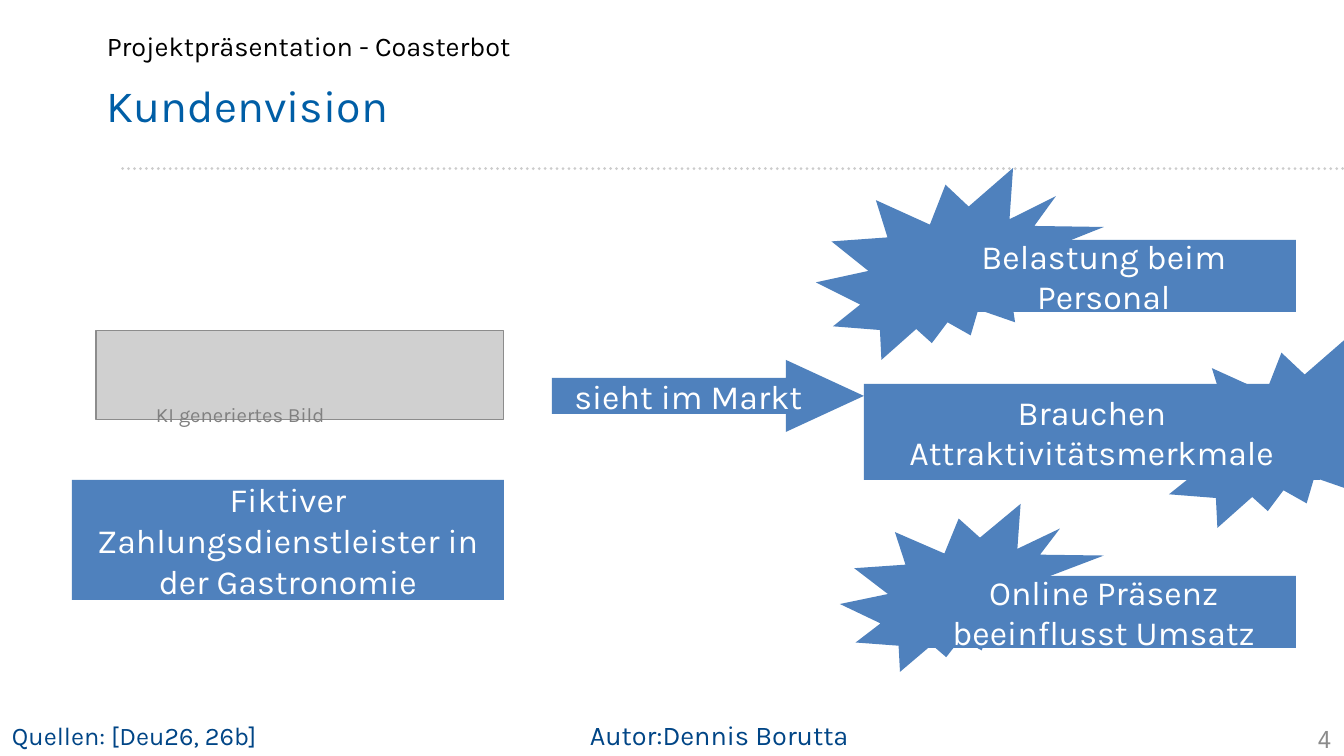
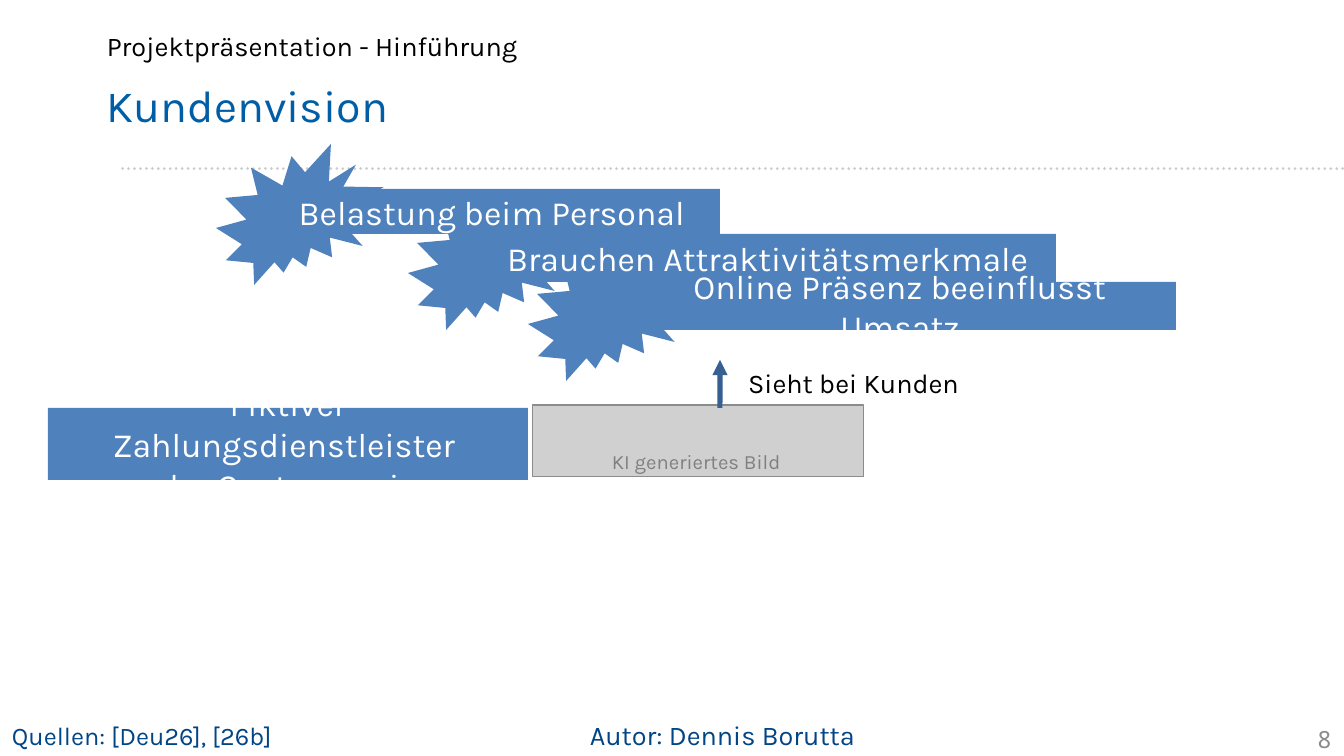
Before and after one commit to Project-CoasterBot/coasterbot, a slide deck: slide 8 of M6_Projekträsentation/db_Projektpräsentation_Coasterbot.odp (slide 4 before the commit). Drawn at 1344x756 pixels with LibreOffice and Linux fonts; fonts in the diff are those of the drawing; grey boxes stand for pictures; background and template pictures are left out. Boxes give left, top, right and bottom in pixels: in the first picture for what was removed or moved away, otherwise in the second. Text is boxed around its words. In the diff, an @@ line names an element or a change of style, - is before the commit and + after.

Commit message:
Abschluss Entwurf Teil Dennis

```diff
--- a/M6_Projekträsentation/db_Projektpräsentation_Coasterbot.odp
+++ b/M6_Projekträsentation/db_Projektpräsentation_Coasterbot.odp
@@ text at [107,37,517,63]: text changed @@
-Projektpräsentation - Coasterbot
+Projektpräsentation - Hinführung
@@ irregular seal added at [216,144,384,285], fill #4F81BD @@
@@ irregular seal removed at [816,168,1104,360] @@
@@ rectangle "Belastung beim Personal": place and size @@
-rectangle "Belastung beim Personal" at [912,240,1296,312]
+rectangle "Belastung beim Personal" at [265,189,721,234]
@@ irregular seal added at [409,189,577,331], fill #4F81BD @@
@@ rectangle "Brauchen Attraktivitätsmerkmale": place and size @@
-rectangle "Brauchen Attraktivitätsmerkmale" at [865,384,1321,481]
+rectangle "Brauchen Attraktivitätsmerkmale" at [481,234,1056,282]
@@ irregular seal added at [528,240,696,382], fill #4F81BD @@
@@ rectangle "Online Präsenz beeinflusst Umsatz": place and size @@
-rectangle "Online Präsenz beeinflusst Umsatz" at [912,576,1296,648]
+rectangle "Online Präsenz beeinflusst Umsatz" at [624,282,1177,329]
@@ irregular seal removed at [1153,337,1344,528] @@
@@ right arrow removed at [552,360,865,432] @@
-sieht im Markt
@@ arrow added from (721, 409) to (721, 360), #376092 3 pt @@
@@ text added at [748,374,959,394], 16 pt, text #000000 @@
+Sieht bei Kunden
@@ rectangle "Fiktiver Zahlungsdienstleister": place and size @@
-rectangle "Fiktiver Zahlungsdienstleister" at [72,481,504,600]
+rectangle "Fiktiver Zahlungsdienstleister" at [48,409,528,481]
@@ text in rectangle at [113,408,455,480]: text changed @@
-Fiktiver Zahlungsdienstleister in der Gastronomie
+Fiktiver Zahlungsdienstleister
+der Gastronomie
@@ picture: place and size @@
-picture at [96,331,505,420]
+picture at [533,405,865,477]
@@ text "KI generiertes Bild": place and size @@
-text "KI generiertes Bild" at [156,408,324,427]
+text "KI generiertes Bild" at [612,455,780,474]
@@ irregular seal removed at [840,504,1105,672] @@
@@ text at [12,726,271,750]: text changed @@
-Quellen: [Deu26, 26b]
+Quellen: [Deu26], [26b]
@@ text at [590,726,855,746]: spaces changed @@
-Autor:Dennis Borutta
+Autor: Dennis Borutta
@@ page number at [1317,731,1331,748]: text changed @@
-4
+8
```
Also in this commit, not shown: 1 other slide changed, 25 slides added, 1 slide removed, 2 other files.
